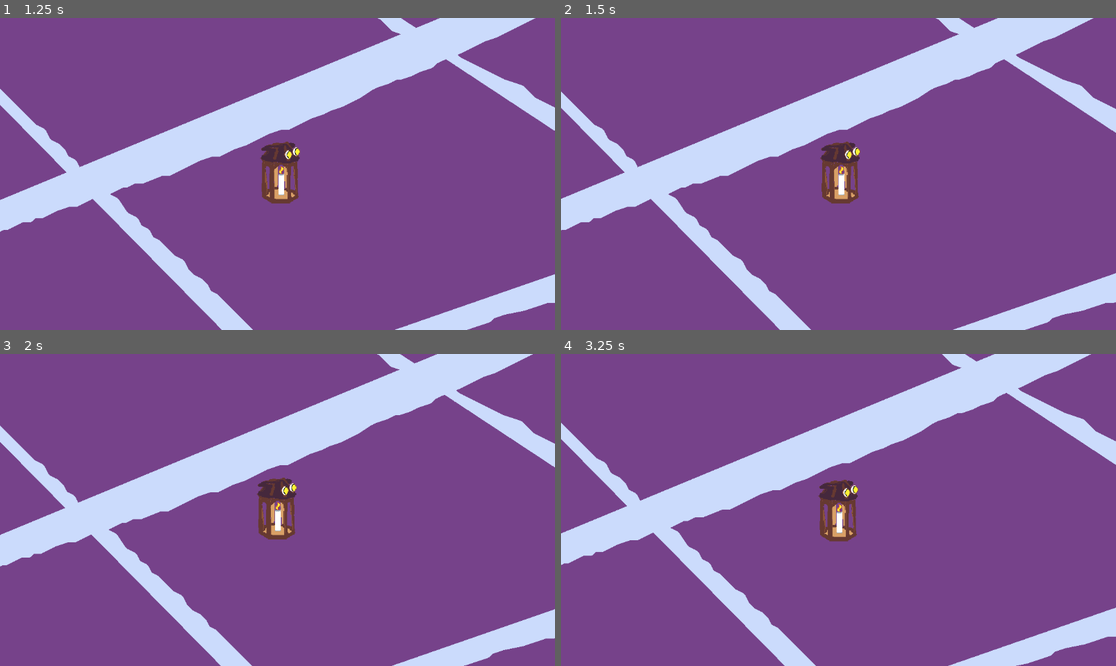
Above: before the commit, frames 1-4 (two rows, left to right).
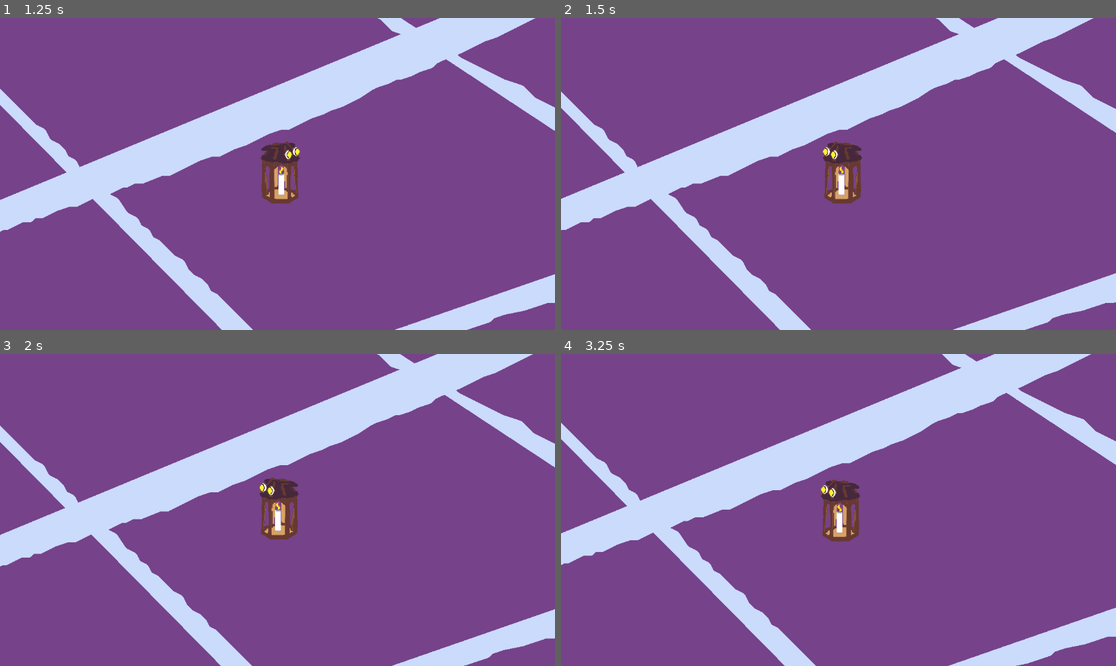
Above: after the commit, the same moments.

Repository: Dcarreon/ps15-jam-wizard-game
Game: Godot game, scene res://scenes/game.tscn
Two runs of this game, one before a commit and one after it. Both use one fixed random seed, a clock stepped at 60 frames per second and the inputs below.
Inputs (mouse positions are in pixels of both pictures, inside the frame that each line leads up to):
- Up to frame 1 (1.25 s): tap Enter (ui_accept) at 0.5, 0.77 s; move the mouse to (399, 158) at 0.52 s
- Up to frame 2 (1.5 s): move the mouse to (727, 189) at 1.27 s
- Up to frame 3 (2 s): tap Enter (ui_accept) at 1.52 s
- Up to frame 4 (3.25 s): move the mouse to (894, 441) at 2.02 s; tap Enter (ui_accept) at 2.75, 3.02 s; move the mouse to (810, 572) at 2.77 s

Frame 1 is identical in both runs. In frame 2, 0.7% of the frame differs, in the area x 46-55%, y 39-60%; in frame 3, 0.7%; in frame 4, 0.7%.

Commit message:
Player sprite now flips depending on mouse position

Diff:
--- a/scripts/player.gd
+++ b/scripts/player.gd
@@ -23,4 +23,7 @@
 	pass
 
 func _physics_process(_delta: float) -> void:
-	pass
+	if global_position.x < get_global_mouse_position().x :
+		sprite.flip_h = false
+	elif global_position.x > get_global_mouse_position().x:
+		sprite.flip_h = true
